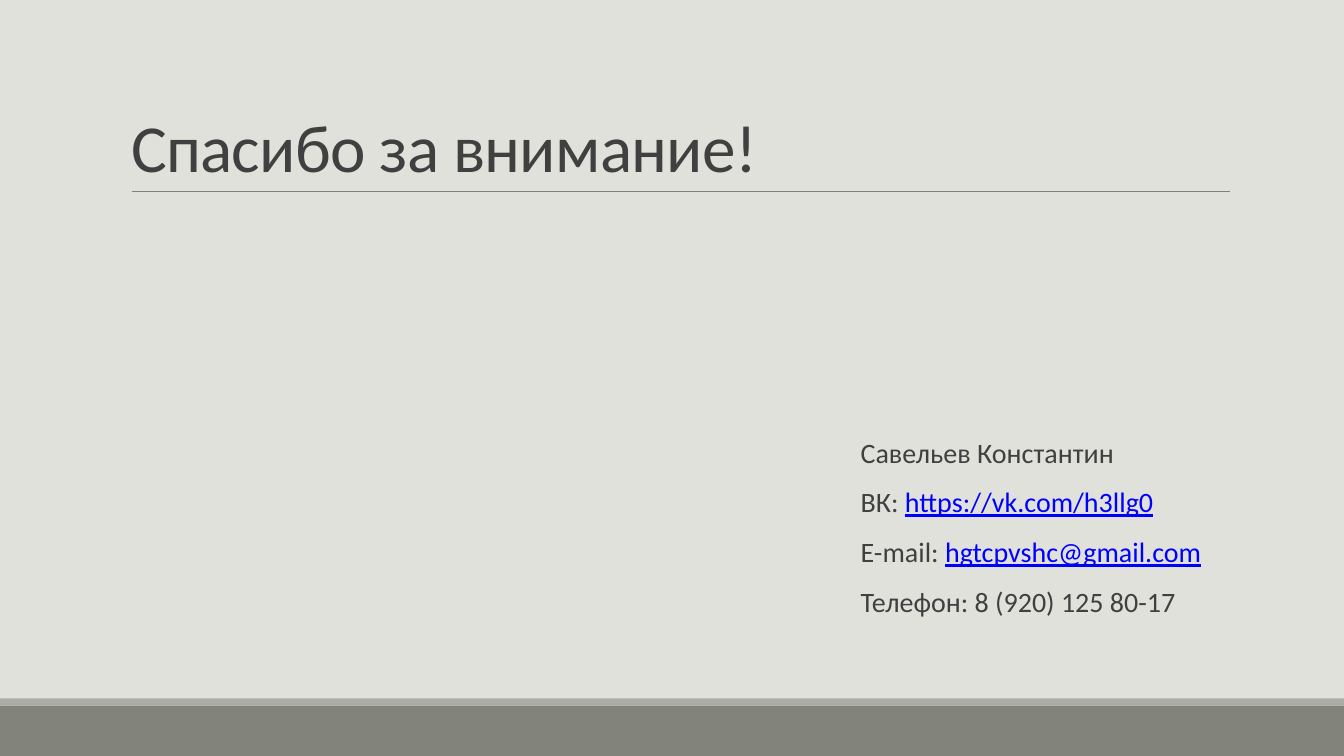
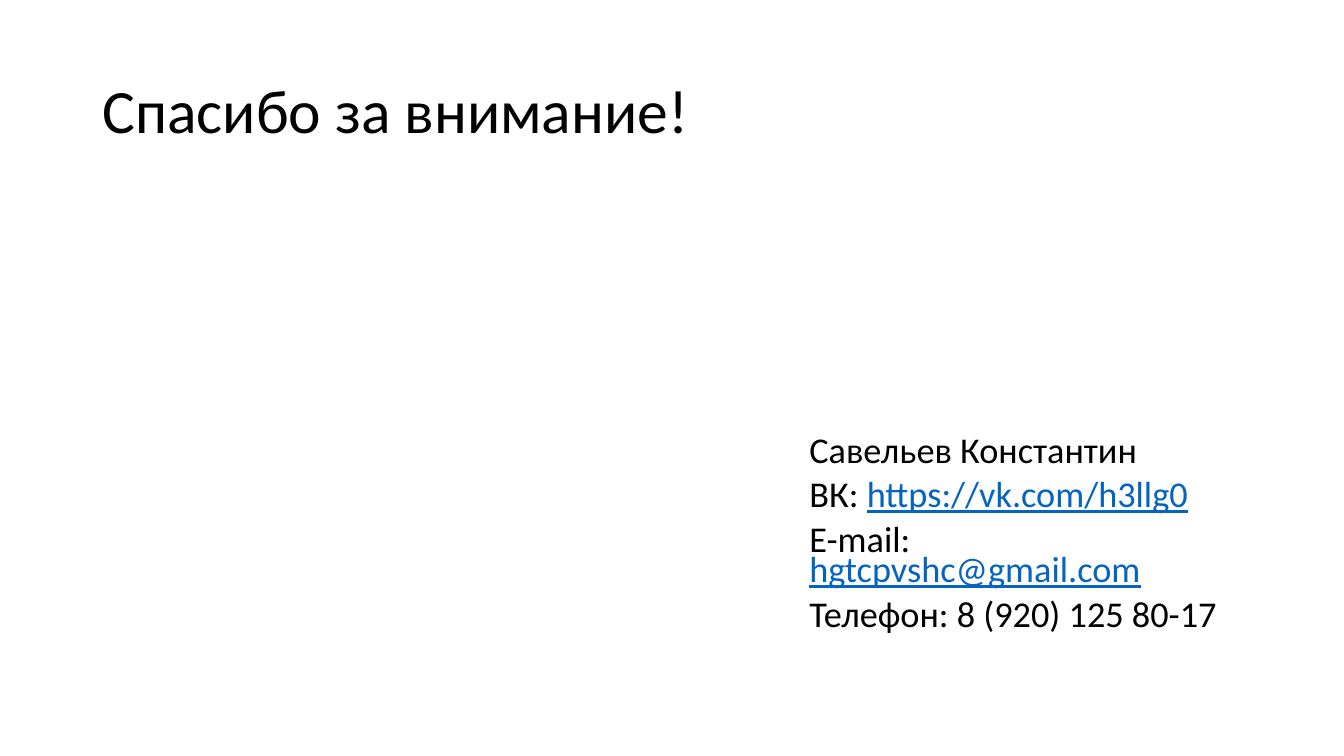
Before and after one commit to H3LLG0/Cursovoi, a slide deck: slide 14 of DOCS/презентация к карсовому проекту.pptx. Drawn at 1344x756 pixels with LibreOffice and Linux fonts; fonts in the diff are those of the drawing. Boxes give left, top, right and bottom in pixels: in the first picture for what was removed or moved away, otherwise in the second. Text is boxed around its words. In the diff, an @@ line names an element or a change of style, - is before the commit and + after.

```diff
--- a/DOCS/презентация к карсовому проекту.pptx
+++ b/DOCS/презентация к карсовому проекту.pptx
@@ background #E1E1DB to #FFFFFF @@
@@ title "Спасибо за внимание!": place and size @@
-title "Спасибо за внимание!" at (131, 126, 757, 173)
+title "Спасибо за внимание!" at (102, 91, 689, 134)
@@ title "Спасибо за внимание!" at (102, 91, 689, 134): size 48 to 44 pt, text colour #404040 to #000000, letter spacing -0.5 to 0 pt; line spacing 0.85 to 0.9; vertical alignment bottom to middle @@
@@ line removed from (132, 192) to (1231, 192) @@
@@ text "Савельев Константин": place and size @@
-text "Савельев Константин" at (861, 445, 1201, 617)
+text "Савельев Константин" at (809, 439, 1217, 633)
@@ text "Савельев Константин" at (809, 439, 1217, 633): size 20 to 25.9 pt; text colour #404040 to #000000 in "Савельев Константин", "ВК:", "E-mail:", "Телефон: 8 (920) 125 80-17"; text colour #0000FF to #0563C1 in "https://vk.com/h3llg0", "hgtcpvshc@gmail.com"; bullet   to none; line spacing 0.9 to 0.7; less space between paragraphs @@
@@ rectangle removed at (0, 706, 1344, 756) @@
@@ rectangle removed at (0, 699, 1344, 706) @@
```
Also in this commit, not shown: 12 other slides changed, 1 slide added, 1 slide removed, 16 other files.
